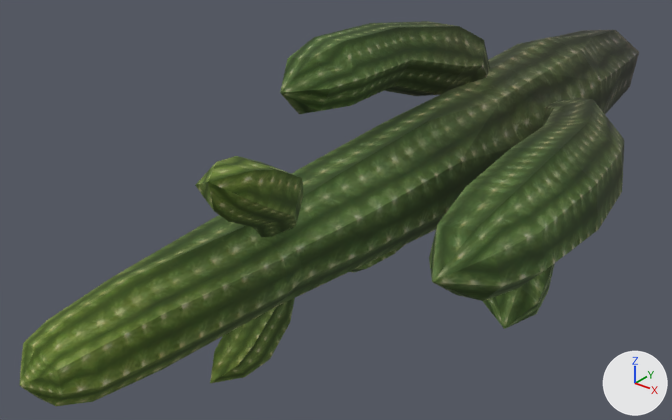
Renders of the OBJ model sceneobjs/zhanchang_fuben_206/pnhg_xianrenzhang01_c.obj from each side of a commit.
Before and after are seen from a 50 mm lens placed at (177.0, -434.0, 138.0), pointed at (-15.0, -193.0, -11.0). Arrows for +X, +Y and +Z are at lower right; the lights stay in place. Where no turn or scale is listed for an object, it has been applied to the vertices. Vertices at the same position are counted once.

Script lines for the objects in view, before the commit:
```python
me_pnhg_xianrenzhang01_c = bpy.data.meshes.new('pnhg_xianrenzhang01_c')
me_pnhg_xianrenzhang01_c.from_pydata(...)  # 277 vertices, 502 faces; spans x -46.0..74.0, y -336.0..4.0, z -61.0..49.0
# faces by material slot: [265, 121, 116]
me_pnhg_xianrenzhang01_c.materials.append(mat_material_2)  # picture img_pnhg_xianrenzhang01_02_png
me_pnhg_xianrenzhang01_c.materials.append(mat_material_3)  # picture img_pnhg_xianrenzhang01_03_png
me_pnhg_xianrenzhang01_c.materials.append(mat_material_1)  # picture img_pnhg_xianrenzhang01_01_png
ob_pnhg_xianrenzhang01_c = bpy.data.objects.new('pnhg_xianrenzhang01_c', me_pnhg_xianrenzhang01_c)
ob_pnhg_xianrenzhang01_c.location = (0.0, 0.0, 0.0)
```
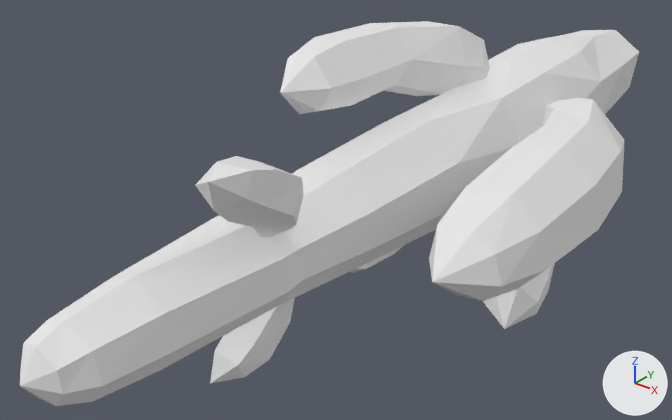
The change, as a list of edits to the scene's bpy script:
```text
Add mat_material_3_1:
    mat_material_3_1 = principled_material('material_3')
    mat_material_3_1.base_color = (0.8, 0.8, 0.8)  # white #e7e7e7
    mat_material_3_1.roughness = 1.0
Add mat_material_1_1:
    mat_material_1_1 = principled_material('material_1')
    mat_material_1_1.base_color = (0.8, 0.8, 0.8)  # white #e7e7e7
    mat_material_1_1.roughness = 1.0
Add mat_material_2_1:
    mat_material_2_1 = principled_material('material_2')
    mat_material_2_1.base_color = (0.8, 0.8, 0.8)  # white #e7e7e7
    mat_material_2_1.roughness = 1.0
Change me_pnhg_xianrenzhang01_c:
    where me_pnhg_xianrenzhang01_c.from_pydata(...)  # 277 vertices, 502 faces; spans x -46.0..74.0, y -336.0..4.0, z -61.0..49.0
    used by ob_pnhg_xianrenzhang01_c; location = (0.0, 0.0, 0.0)
    me_pnhg_xianrenzhang01_c part 1: all 265 faces that had it switch from mat_material_2 (picture img_pnhg_xianrenzhang01_02_png) to mat_material_2_1 (white #e7e7e7)
    me_pnhg_xianrenzhang01_c part 2: all 121 faces that had it switch from mat_material_3 (picture img_pnhg_xianrenzhang01_03_png) to mat_material_3_1 (white #e7e7e7)
    me_pnhg_xianrenzhang01_c part 3: all 116 faces that had it switch from mat_material_1 (picture img_pnhg_xianrenzhang01_01_png) to mat_material_1_1 (white #e7e7e7)
```

Pixel boxes [x1, y1, x2, y2] of what changed, in the pictures (672 x 420 px):
part 1 of me_pnhg_xianrenzhang01_c, recoloured (green to white): [218, 21, 622, 329] in both
part 2 of me_pnhg_xianrenzhang01_c, recoloured (green to white): [20, 156, 304, 406] in both
part 3 of me_pnhg_xianrenzhang01_c, recoloured (green to white): [442, 27, 639, 184] in both
